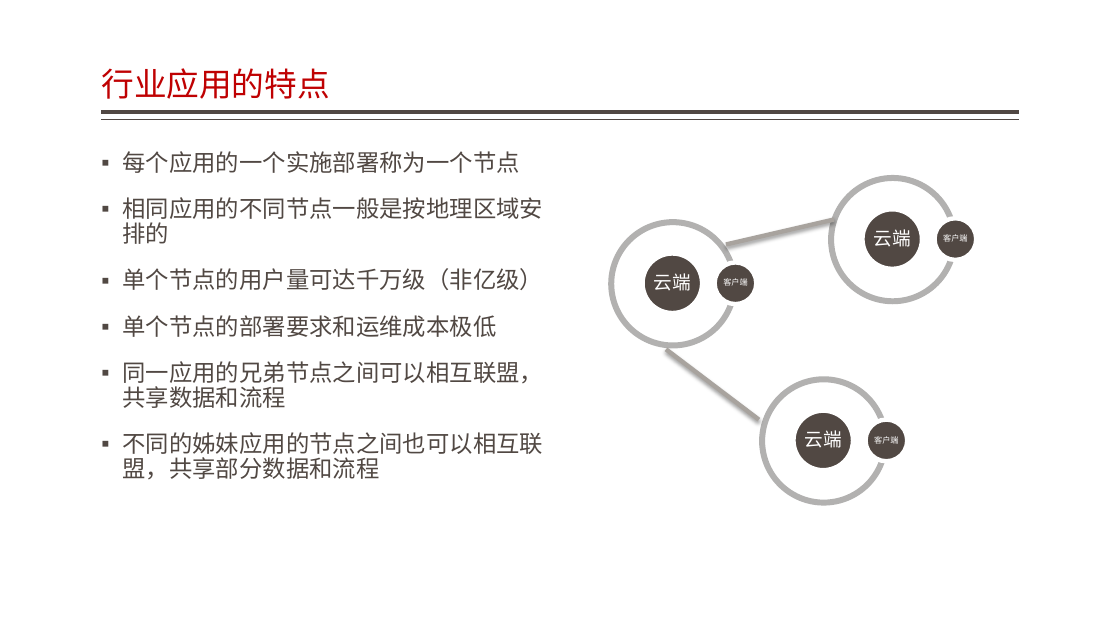
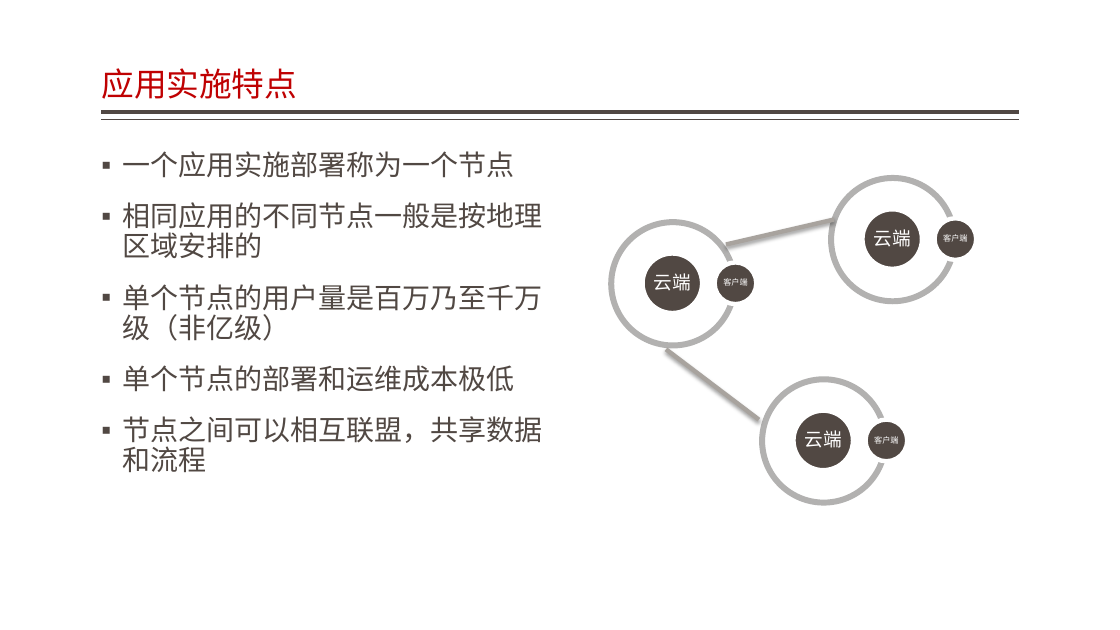
Before and after one commit to jzgi/chainsmart, a slide deck: slide 4 of Docs/品链应用参考设计.pptx. Drawn at 1120x630 pixels with LibreOffice and Linux fonts; fonts in the diff are those of the drawing. Boxes give left, top, right and bottom in pixels: in the first picture for what was removed or moved away, otherwise in the second. Text is boxed around its words. In the diff, an @@ line names an element or a change of style, - is before the commit and + after.

```diff
--- a/Docs/品链应用参考设计.pptx
+++ b/Docs/品链应用参考设计.pptx
@@ title at <box>101,68,297,99</box>: text changed @@
-行业应用的特点
+应用实施特点
@@ text at <box>122,151,514,178</box>: text changed; size 20 to 24 pt @@
-▪ 每个应用的一个实施部署称为一个节点
+▪ 一个应用实施部署称为一个节点
@@ text at <box>122,202,542,259</box>: size 20 to 24 pt in "相同应用的不同节点一般是按地理区域安排的" @@
@@ text at <box>122,284,542,472</box>: text changed; size 20 to 24 pt @@
-▪ 单个节点的用户量可达千万级（非亿级）
-▪ 单个节点的部署要求和运维成本极低
-▪ 同一应用的兄弟节点之间可以相互联盟，共享数据和流程
-▪ 不同的姊妹应用的节点之间也可以相互联盟，共享部分数据和流程
+▪ 单个节点的用户量是百万乃至千万级（非亿级）
+▪ 单个节点的部署和运维成本极低
+▪ 节点之间可以相互联盟，共享数据和流程
```
Also in this commit, not shown: 7 other slides changed, 5 other files.
